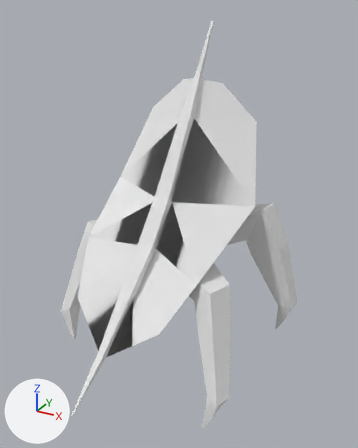
Renders of the OBJ model projects/Resonance v2/res/animations/walking/Walking-15.obj from each side of a commit.
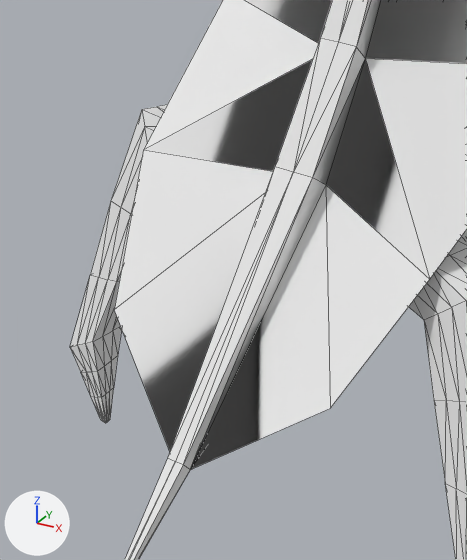
There are two pictures of each version: one whole from a 50 mm camera at (1.18, -1.952, 1.81) aimed at (0.114, -0.014, 0.84), one close up on the part from 10% to 59% of the width and 40% to 87% of the height. Arrows for +X, +Y and +Z are at lower left; the lights stay in place. The close-ups show mesh edges as thin lines. Where no turn or scale is listed for an object, it has been applied to the vertices.
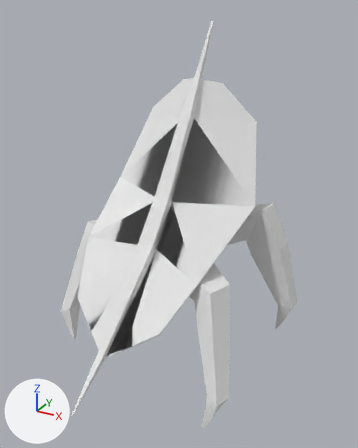
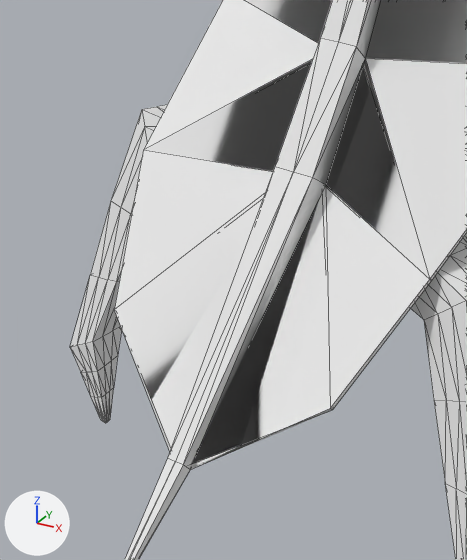
Changed parts and their boxes [x1, y1, x2, y2] in the close-ups (467 x 560 px):
part 1 of me_cube, added: after [116, 64, 467, 470]

The change, as a diff of the scene's bpy script:
```diff
--- a/projects/Resonance v2/res/animations/walking/Walking-15.obj.py
+++ b/projects/Resonance v2/res/animations/walking/Walking-15.obj.py
@@ me_cube @@
 # used by ob_cube; location = (0.0, 0.0, 0.0)
-me_cube.from_pydata(...)  # 580 vertices, 1150 faces; spans x -0.64..0.64, y -0.75..0.63, z 0.0..1.74
+me_cube.from_pydata(...)  # 1160 vertices, 2336 faces; spans x -0.64..0.64, y -0.75..0.63, z 0.0..1.74
+# me_cube part 1: 580 vertices added at x -0.63..0.63, y -0.75..0.62, z 0.01..1.74
 me_cube.materials.append(mat_material_001)
```
